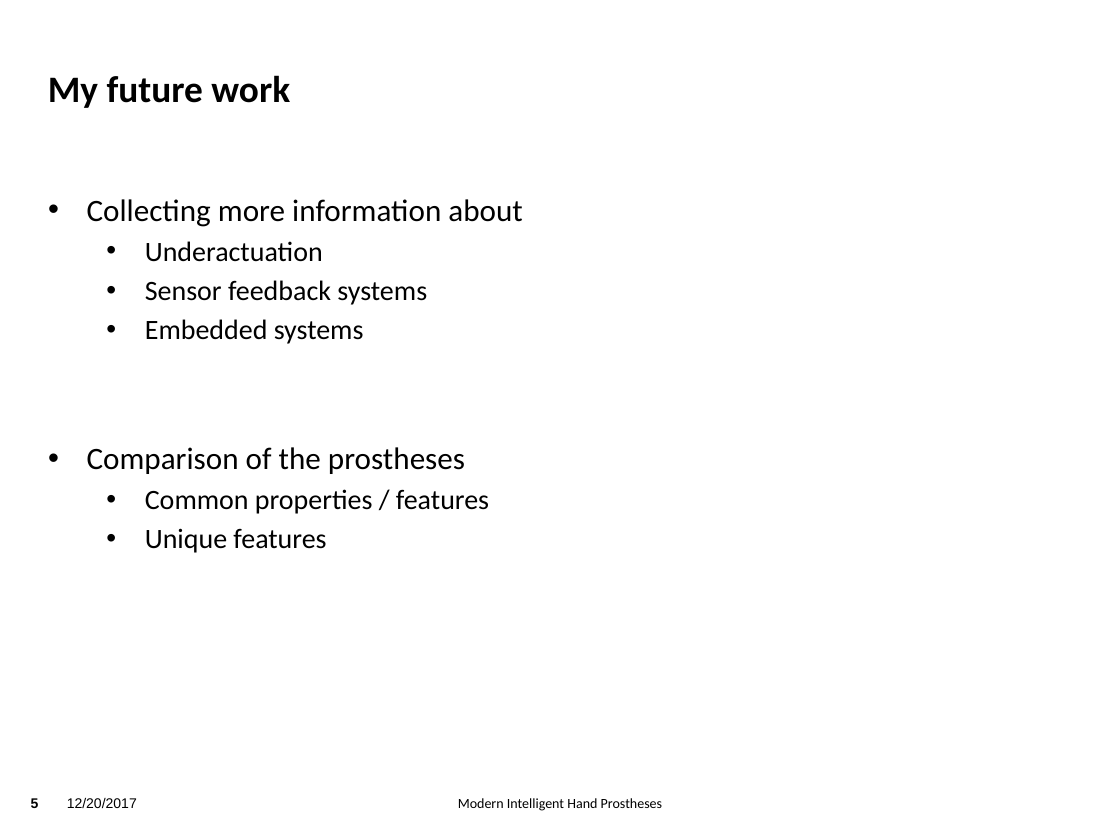
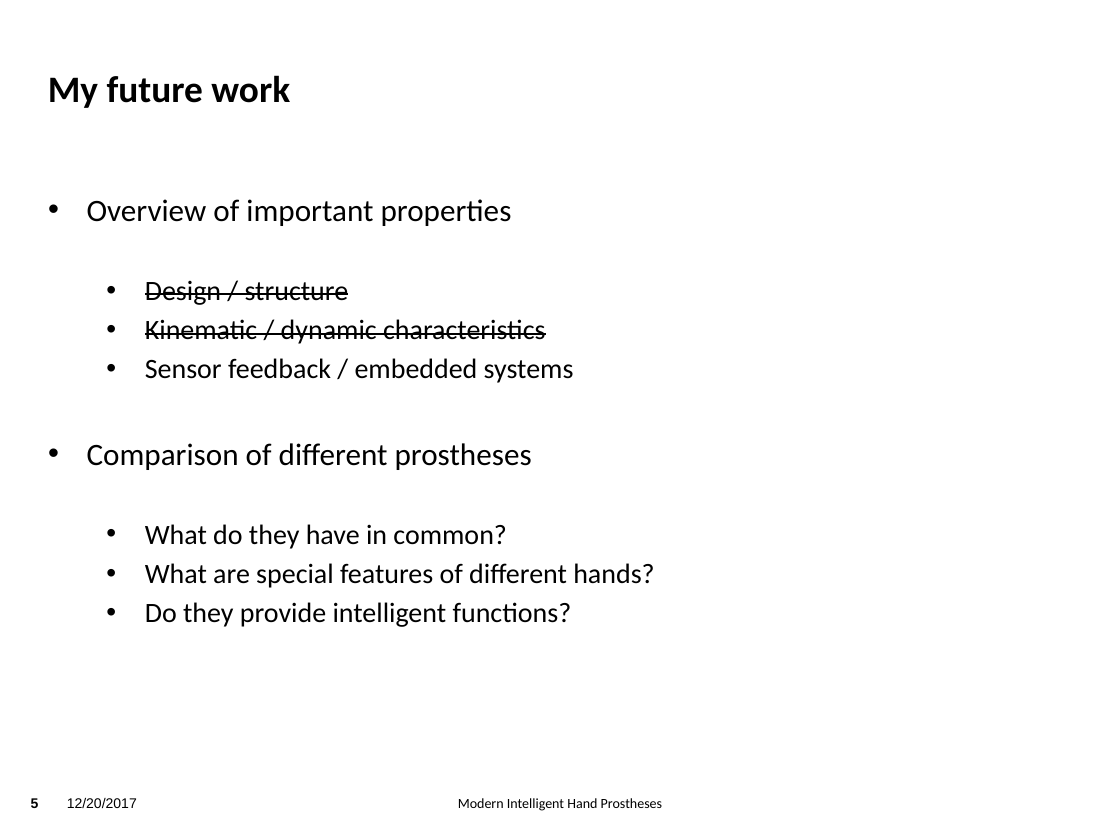
Before and after one commit to TsStocker/HumanoideRobotik, a slide deck: slide 5 of Vortrag/Vortrag.pptx. Drawn at 1120x840 pixels with LibreOffice and Linux fonts; fonts in the diff are those of the drawing; background and template pictures are left out. Boxes give left, top, right and bottom in pixels: in the first picture for what was removed or moved away, otherwise in the second. Text is boxed around its words. In the diff, an @@ line names an element or a change of style, - is before the commit and + after.

```diff
--- a/Vortrag/Vortrag.pptx
+++ b/Vortrag/Vortrag.pptx
@@ text at (87,199,654,627): text changed @@
-• Collecting more information about
-  • Underactuation
-  • Sensor feedback systems
-  • Embedded systems
-• Comparison of the prostheses
-  • Common properties / features
-  • Unique features
+• Overview of important properties
+  • Design / structure
+  • Kinematic / dynamic characteristics
+  • Sensor feedback / embedded systems
+• Comparison of different prostheses
+  • What do they have in common?
+  • What are special features of different hands?
+  • Do they provide intelligent functions?
```
Also in this commit, not shown: 3 other slides changed, 5 other files.
